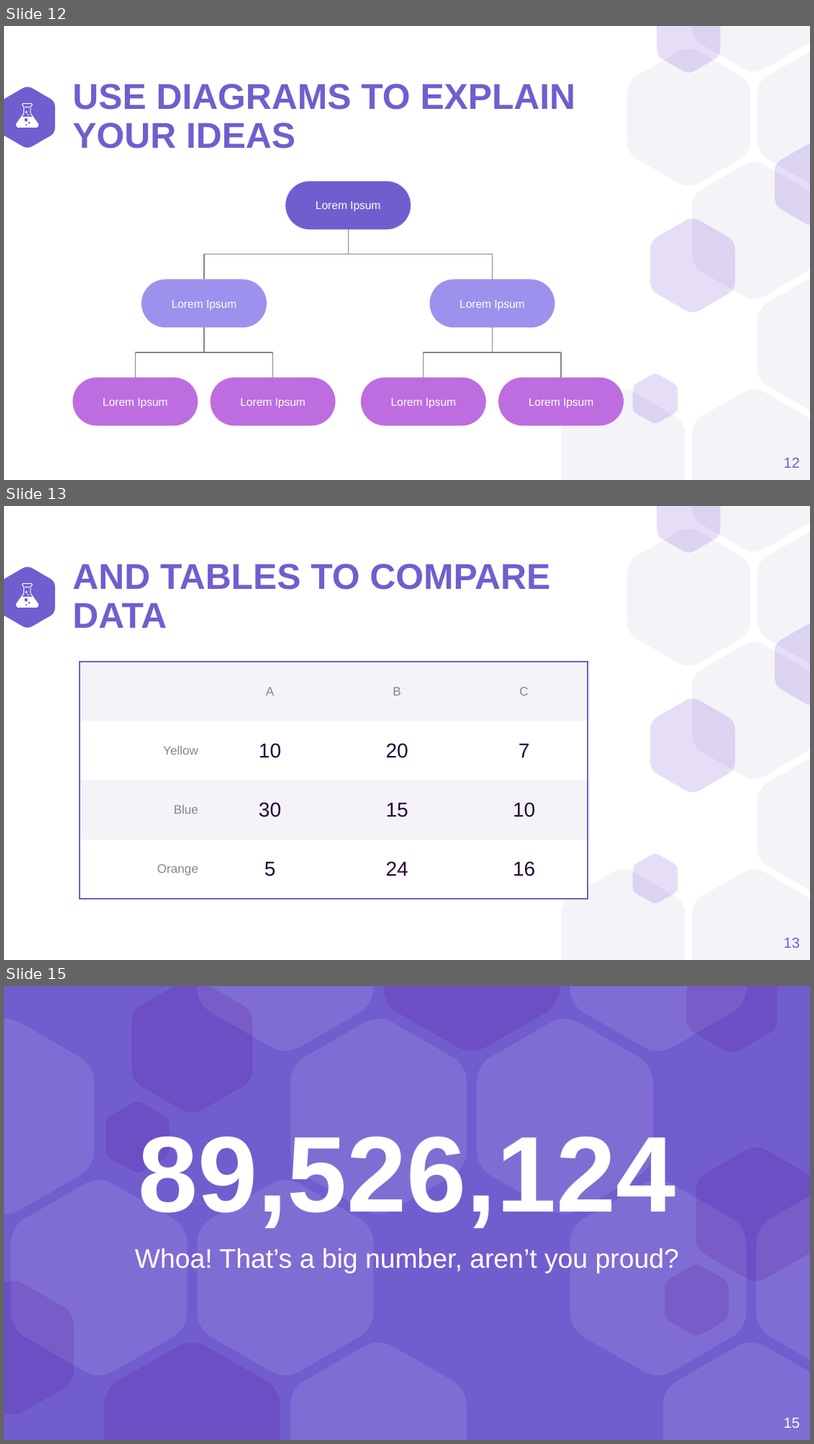
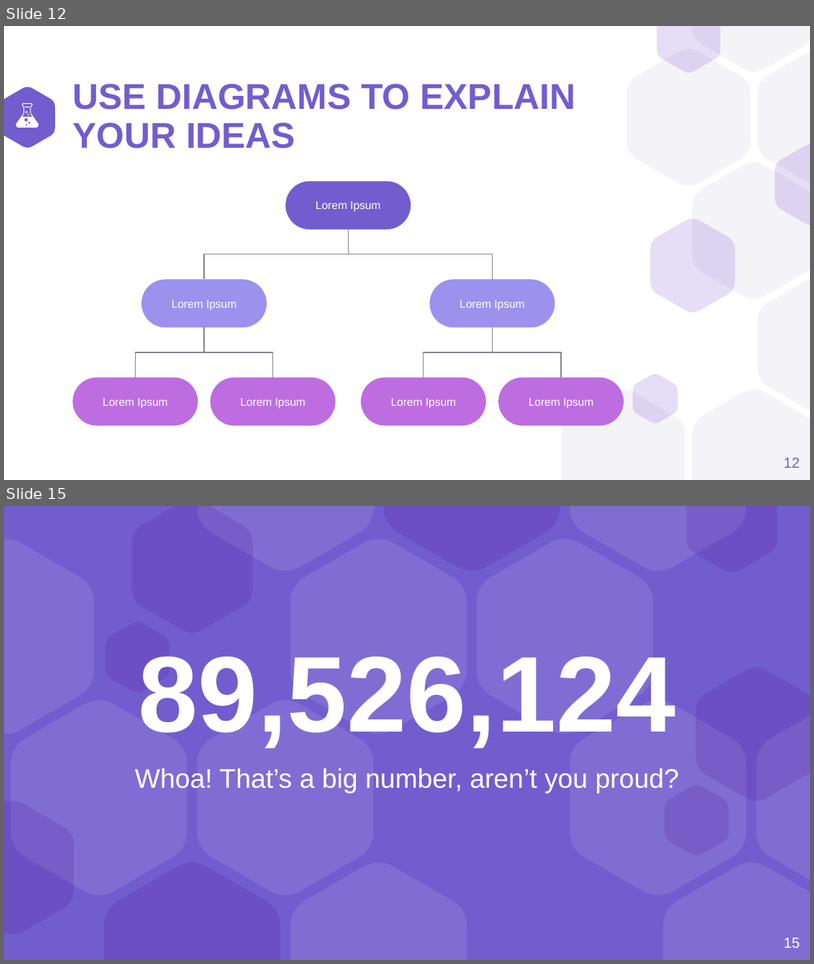
Before and after one commit to a1ex9788/TFG, a slide deck: TFG_AlejandroCarrion.pptx. Shown one above the other, each under a label of ours: slides 12, 13 and 15 before the commit, slides 12 and 15 after it; the slides between them are not shown. The pictures are 814x1444 and 814x964 pixels, drawn with LibreOffice and Linux fonts; fonts in the diff are those of the drawing. Boxes give left, top, right and bottom in pixels: in the first picture for what was removed or moved away, otherwise in the second. Text is boxed around its words. In the diff, an @@ line names an element or a change of style, - is before the commit and + after.

```diff
--- a/TFG_AlejandroCarrion.pptx
+++ b/TFG_AlejandroCarrion.pptx
@@ slide 13 removed at (x1=4, y1=506, x2=810, y2=960), background #FFFFFF; not listed: 12 template elements that a slide beside it also shows @@
@@ title removed at (x1=72, y1=564, x2=550, y2=628) @@
-AND TABLES TO COMPARE DATA
@@ group removed at (x1=16, y1=584, x2=39, y2=608): 4 freeform shapes @@
@@ table removed at (x1=80, y1=662, x2=589, y2=898), 4 rows, 4 columns @@
- | A | B | C
-Yellow | 10 | 20 | 7
-Blue | 30 | 15 | 10
-Orange | 5 | 24 | 16
@@ page number removed at (x1=784, y1=937, x2=800, y2=947) @@
-13
```
Also in this commit, not shown: 1 slide added, 3 other files.
